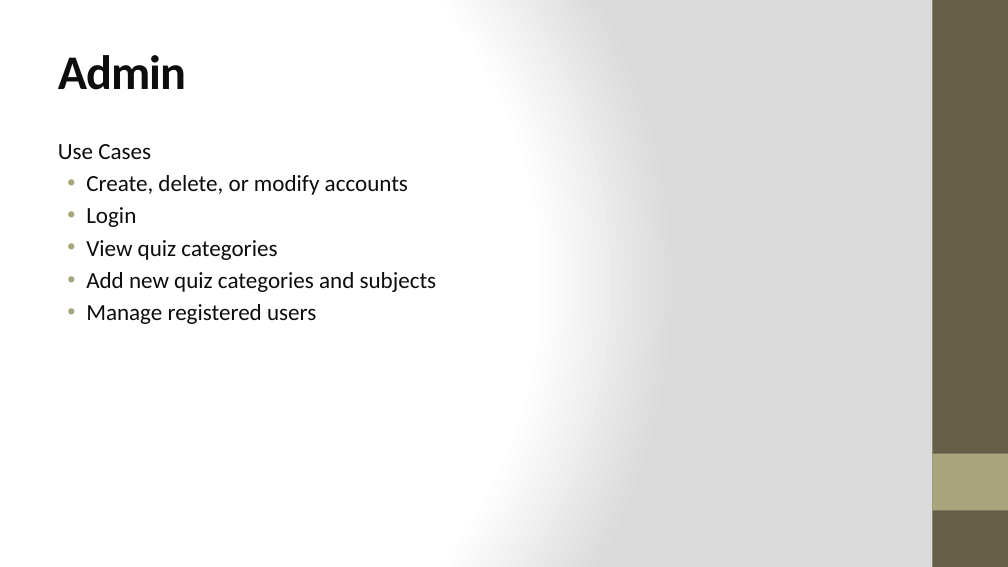
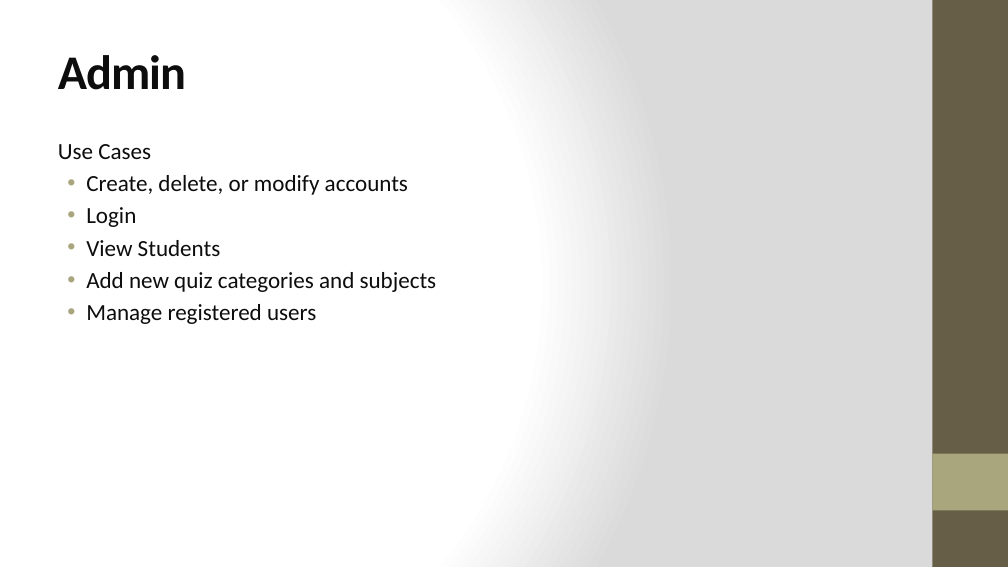
Before and after one commit to SupriyaW1/QuizMaster, a slide deck: slide 8 of Quiz Master PPT.pptx. Drawn at 1008x567 pixels with LibreOffice and Linux fonts; fonts in the diff are those of the drawing. Boxes give left, top, right and bottom in pixels: in the first picture for what was removed or moved away, otherwise in the second. Text is boxed around its words. In the diff, an @@ line names an element or a change of style, - is before the commit and + after.

```diff
--- a/Quiz Master PPT.pptx
+++ b/Quiz Master PPT.pptx
@@ text at bbox=[86, 240, 221, 256]: text changed @@
-• View quiz categories
+• View Students
```
Also in this commit, not shown: 5 other slides changed, 23 other files.
